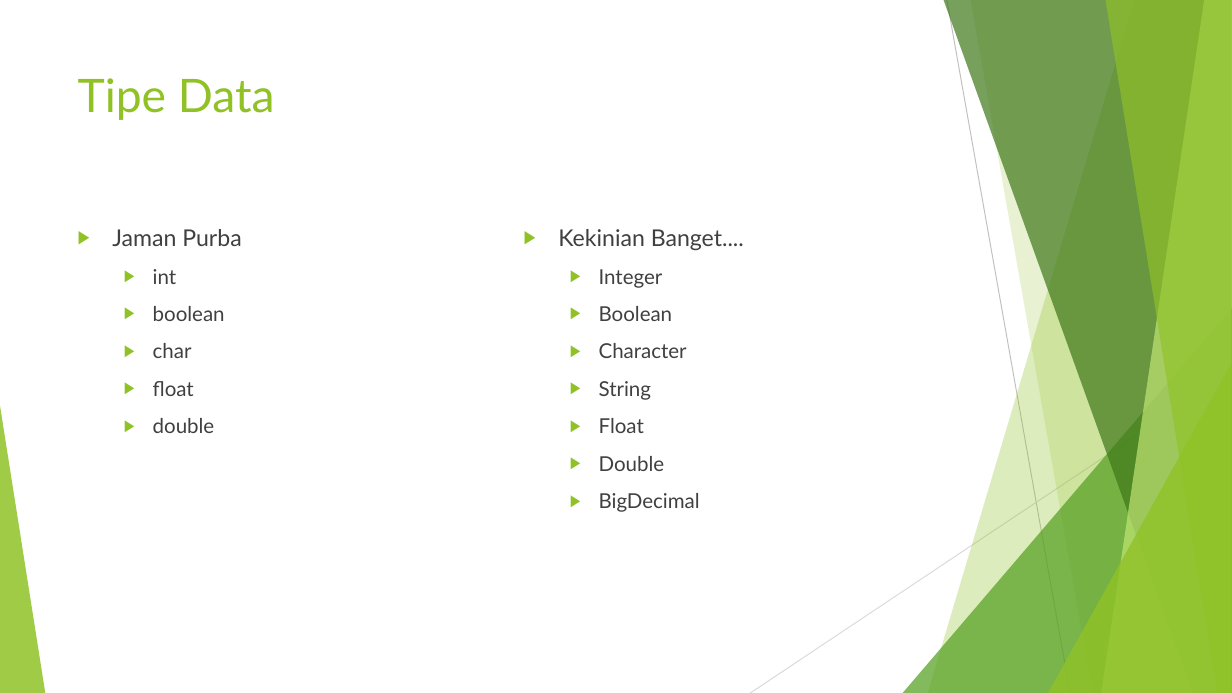
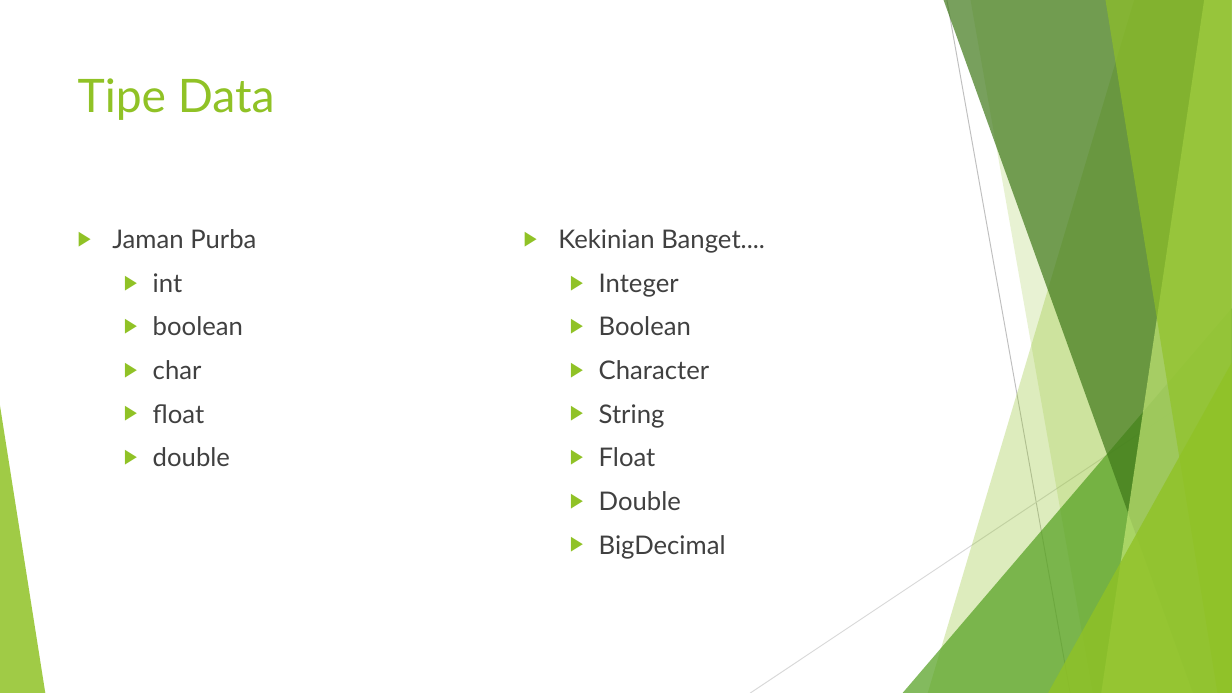
Before and after one commit to dimMaryanto93/bootcamp.2017-01, a slide deck: slide 6 of #2 - Java Fundamental.pptx. Drawn at 1232x693 pixels with LibreOffice and Linux fonts; fonts in the diff are those of the drawing. Boxes give left, top, right and bottom in pixels: in the first picture for what was removed or moved away, otherwise in the second. Text is boxed around its words. In the diff, an @@ line names an element or a change of style, - is before the commit and + after.

```diff
--- a/#2 - Java Fundamental.pptx
+++ b/#2 - Java Fundamental.pptx
@@ text "Jaman Purba" at [112,229,256,466]: size 18 to 20 pt in "Jaman Purba"; size 16 to 20 pt in "int", "boolean", "char", "float" and 1 more places @@
@@ text "Kekinian Banget...." at [558,229,765,559]: size 18 to 20 pt in "Kekinian Banget...."; size 16 to 20 pt in "Integer", "Boolean", "Character", "String" and 3 more places @@
```
Also in this commit, not shown: 1 other slide changed, 1 other file.
